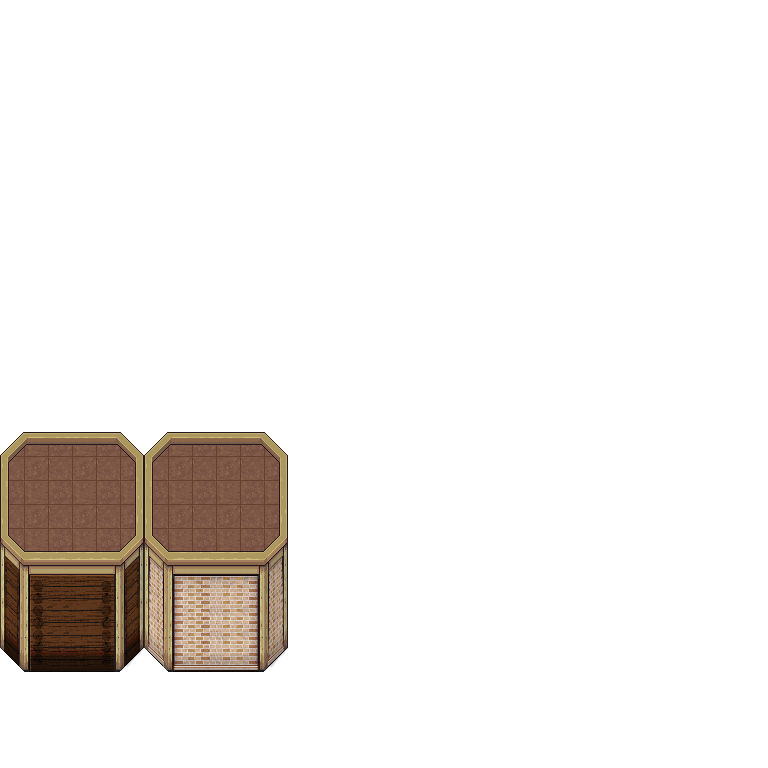
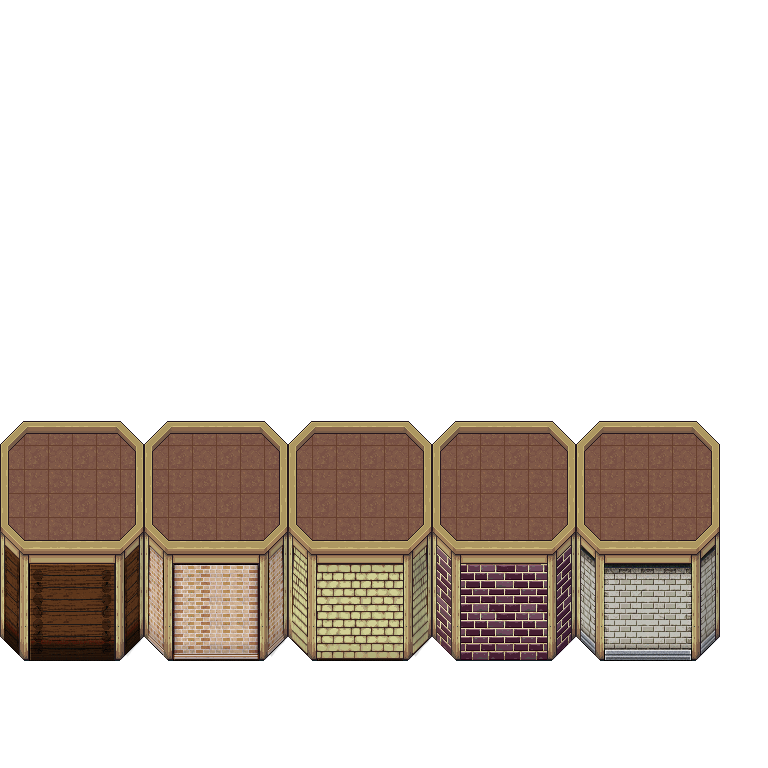
Comparing the layer stacks of the two 768 × 768 images. Changes:
moved "Layer 6" above "Layer 5", painted on it over [148, 546, 715, 667]
"Layer 5": opacity 14% → 100%, blend darken → normal, painted on it over [267, 546, 595, 668]
painted on "Layer 4" over [268, 557, 692, 666]
painted on "Layer 3" over [173, 421, 720, 670]
removed layer "Layer 1 copy" (1st of 2) over [144, 432, 288, 672]
"Layer 2": opacity 9% → 100%, blend darken → normal, painted on it over [123, 421, 576, 668]
painted on "Layer 1 copy" over [0, 421, 432, 672]
